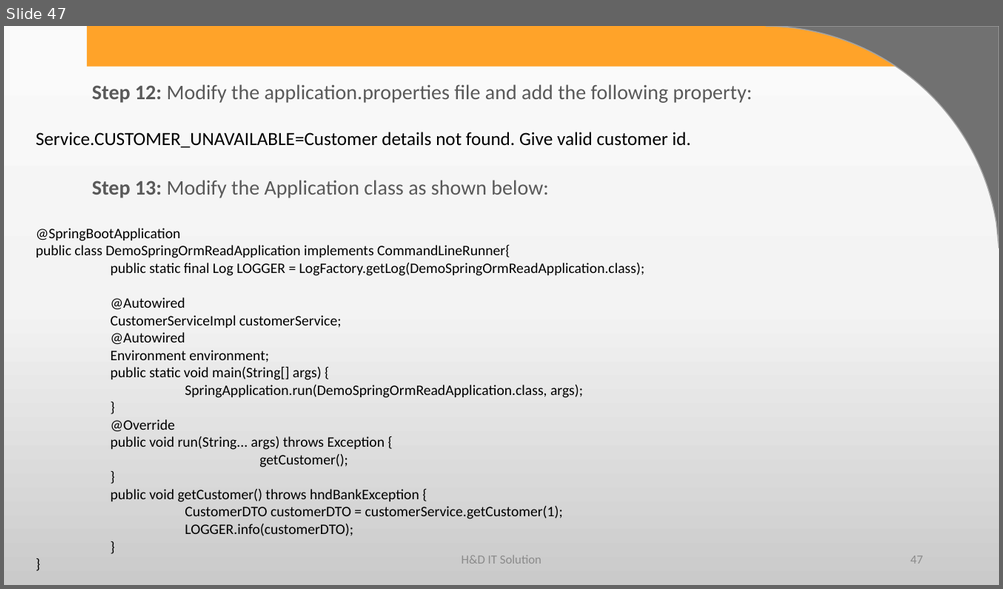
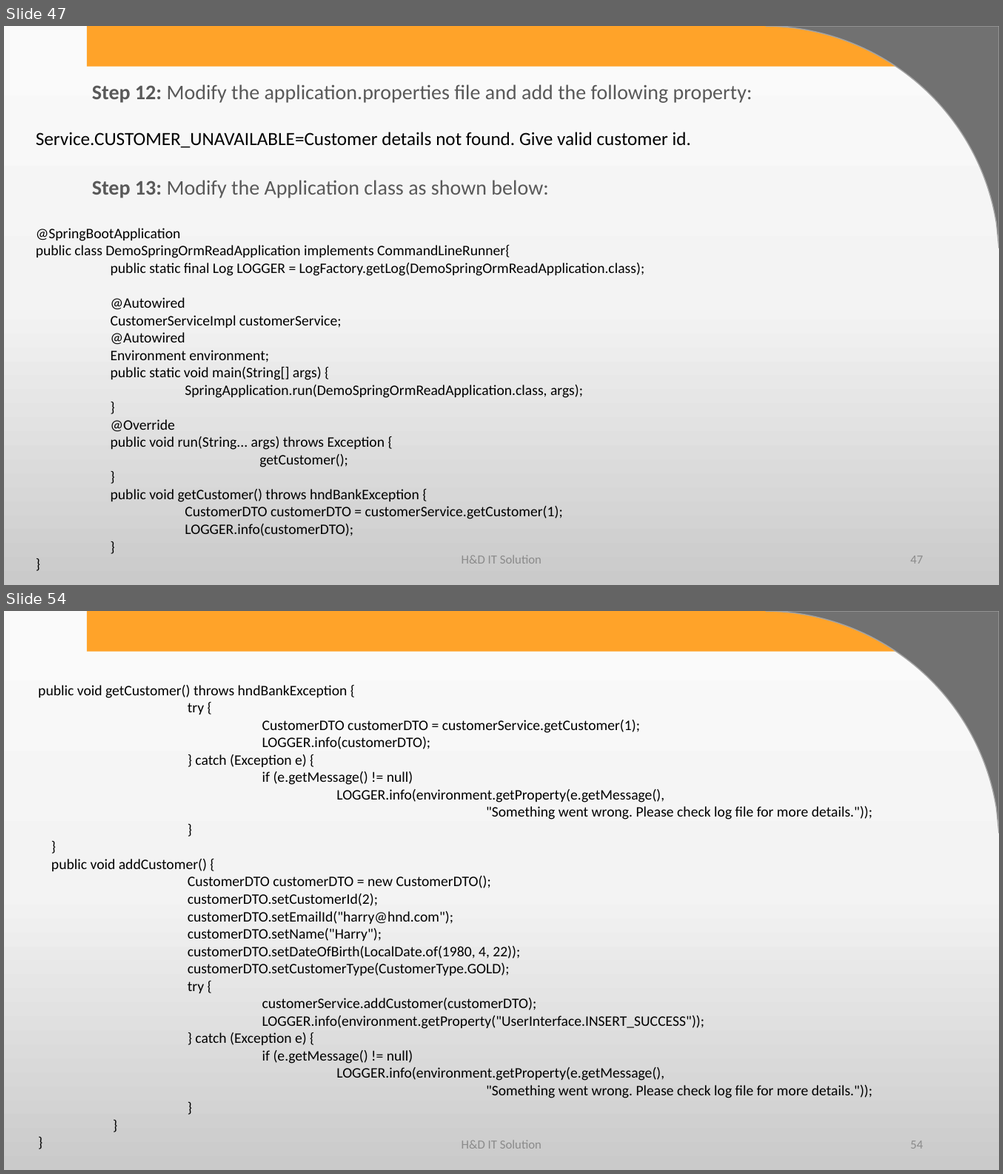
Before and after one commit to harshadasawant/spring_boot1, a slide deck: infinite/src/main/ppt/Persistence Layer using Spring Boot.pptx. Shown one above the other, each under a label of ours: slide 47 before the commit, slides 47 and 54 after it; the slides between them are not shown. The pictures are 1003x589 and 1003x1174 pixels, drawn with LibreOffice and Linux fonts; fonts in the diff are those of the drawing; background and template pictures are left out. Boxes give left, top, right and bottom in pixels: in the first picture for what was removed or moved away, otherwise in the second. Text is boxed around its words. In the diff, an @@ line names an element or a change of style, - is before the commit and + after.

```diff
--- a/infinite/src/main/ppt/Persistence Layer using Spring Boot.pptx
+++ b/infinite/src/main/ppt/Persistence Layer using Spring Boot.pptx
@@ slide 54 added at [4,611,999,1170], background gradient #FBFBFB to #F4F4F4 to #CBCBCB; not listed: 2 template elements that a slide beside it also shows @@
@@ text added at [38,685,872,1099], 14 pt, text #000000 @@
+public void getCustomer() throws hndBankException {
+try {
+CustomerDTO customerDTO = customerService.getCustomer(1);
+LOGGER.info(customerDTO);
+} catch (Exception e) {
+if (e.getMessage() != null)
+LOGGER.info(environment.getProperty(e.getMessage(),
+"Something went wrong. Please check log file for more details."));
+}
+}
+public void addCustomer() {
+CustomerDTO customerDTO = new CustomerDTO();
+customerDTO.setCustomerId(2);
+customerDTO.setEmailId("harry@hnd.com");
+customerDTO.setName("Harry");
+customerDTO.setDateOfBirth(LocalDate.of(1980, 4, 22));
+customerDTO.setCustomerType(CustomerType.GOLD);
+try {
+customerService.addCustomer(customerDTO);
+LOGGER.info(environment.getProperty("UserInterface.INSERT_SUCCESS"));
+} catch (Exception e) {
+if (e.getMessage() != null)
+LOGGER.info(environment.getProperty(e.getMessage(),
+"Something went wrong. Please check log file for more details."));
+}
+}
+}
@@ text added at [461,1141,541,1149], 12 pt, text #8C8C8C @@
+H&D IT Solution
@@ page number added at [910,1141,922,1149], 12 pt, text #8C8C8C @@
+54
```
Also in this commit, not shown: 97 other slides added, 6 other files.
